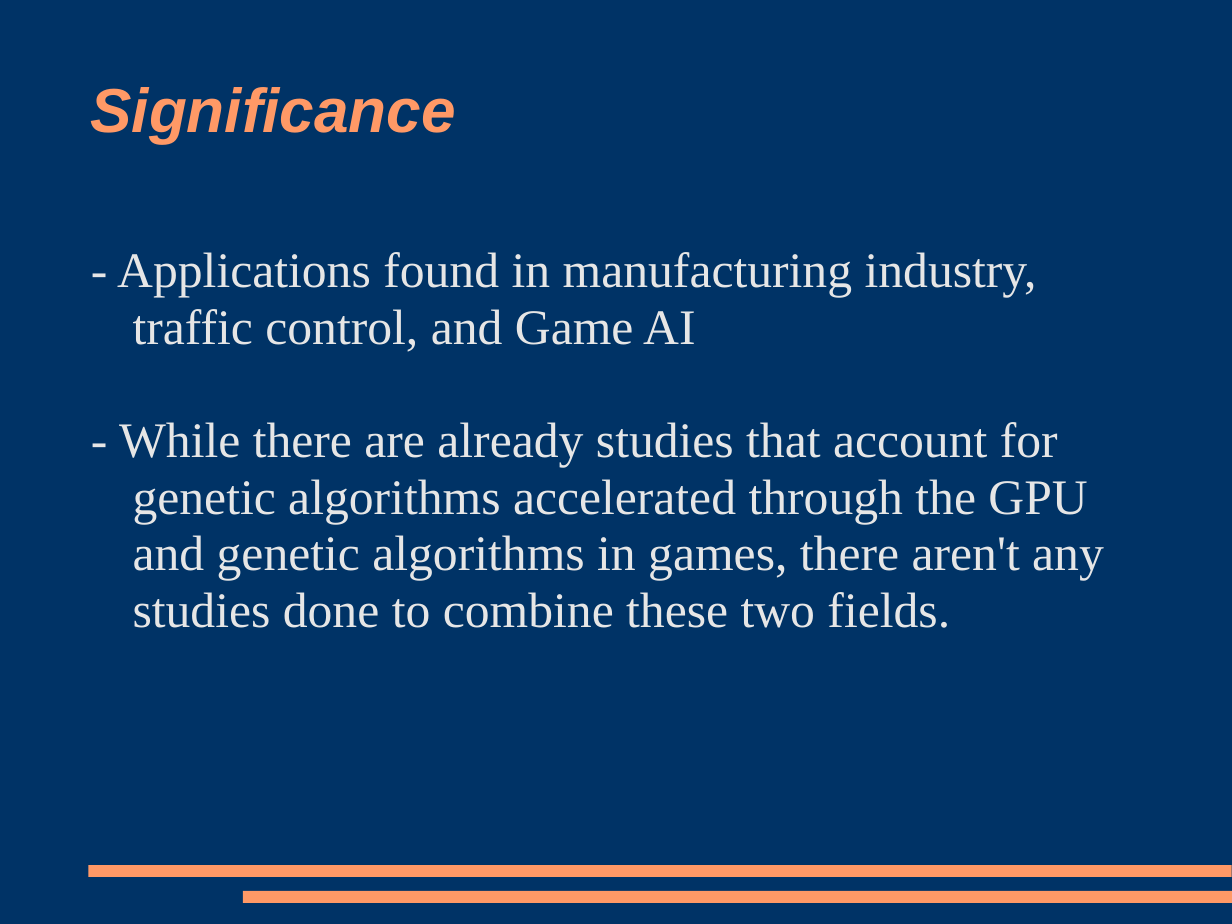
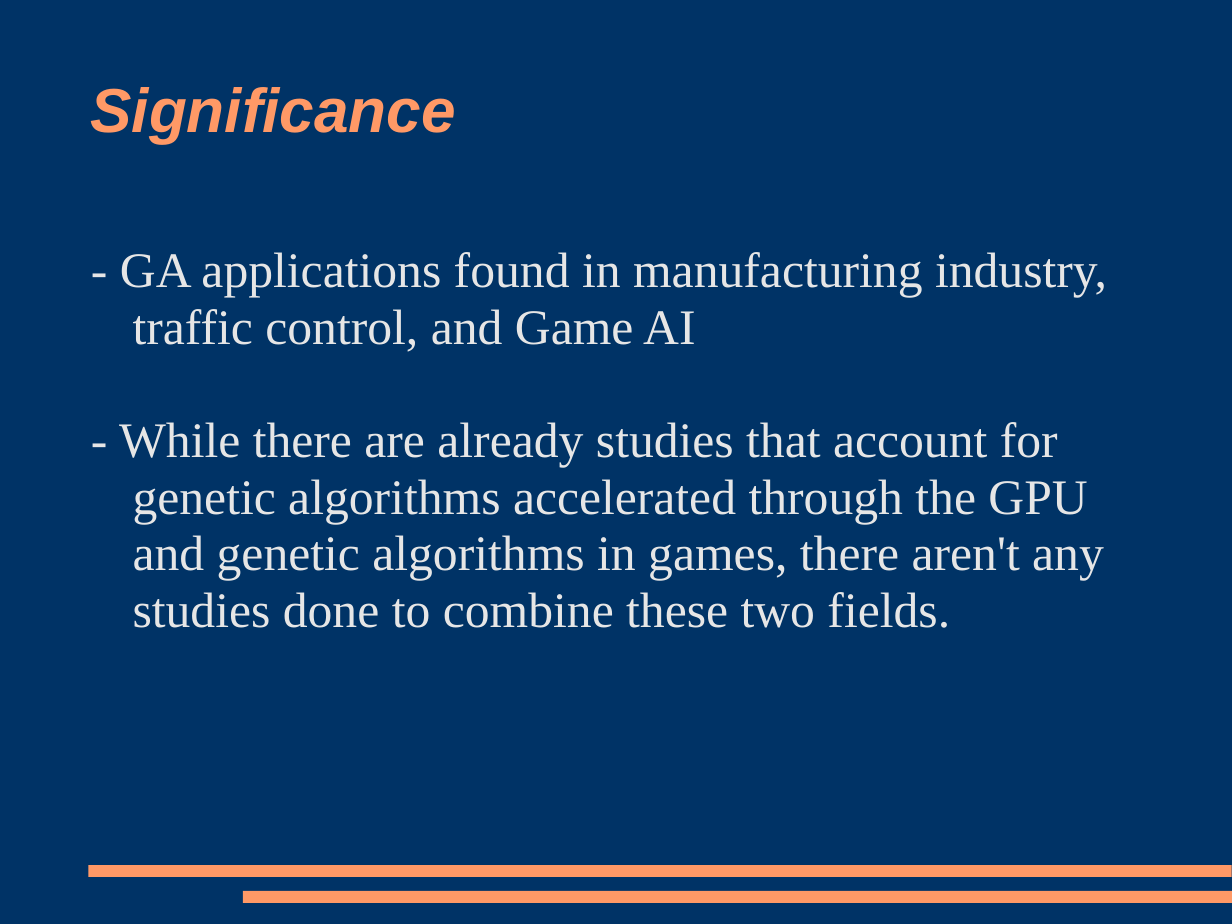
Before and after one commit to trigger-happy/thesis, a slide deck: slide 6 of presentations/Presentation1.ppt. Drawn at 1232x924 pixels with LibreOffice and Linux fonts; fonts in the diff are those of the drawing. Boxes give left, top, right and bottom in pixels: in the first picture for what was removed or moved away, otherwise in the second. Text is boxed around its words. In the diff, an @@ line names an element or a change of style, - is before the commit and + after.

```diff
--- a/presentations/Presentation1.ppt
+++ b/presentations/Presentation1.ppt
@@ text at (120, 252, 1107, 352): text changed @@
-- Applications found in manufacturing industry, traffic control, and Game AI
+- GA applications found in manufacturing industry, traffic control, and Game AI
```
Also in this commit, not shown: 3 other slides changed.
